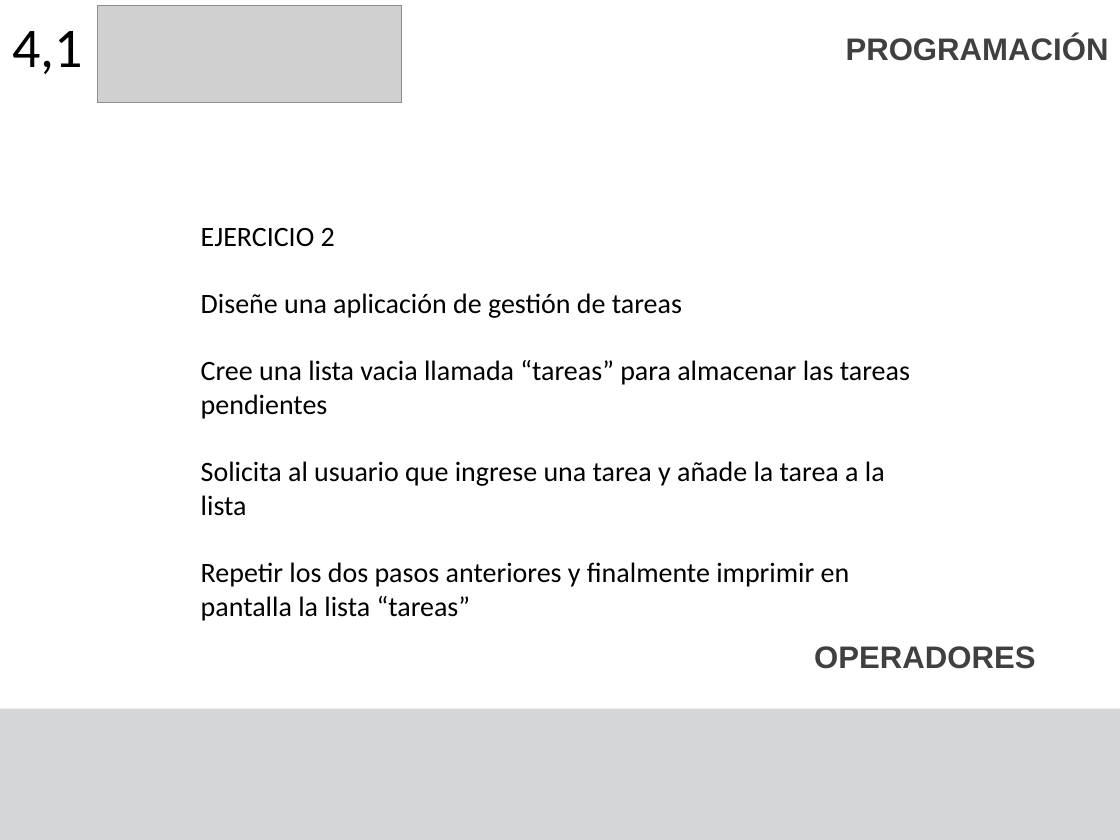
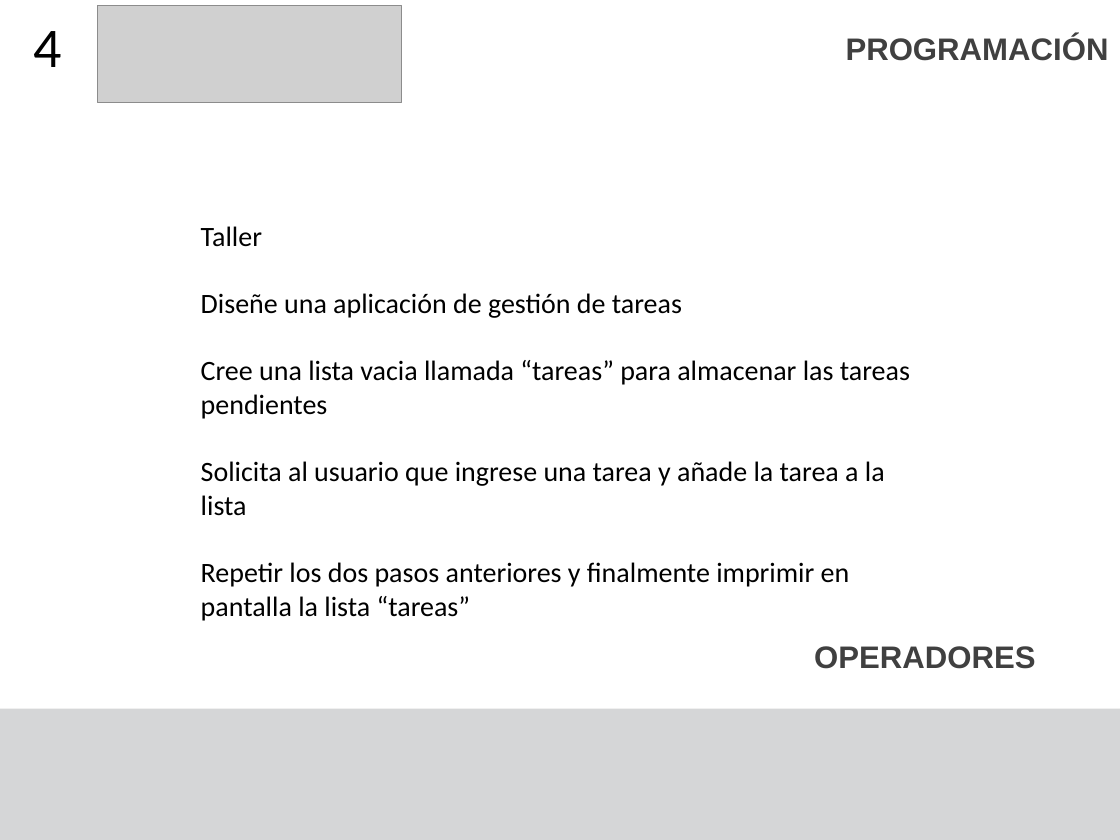
Before and after one commit to F4bian1012/Intro_Programacion, a slide deck: slide 4 of Sesion_1/Tipos de datos.pptx (slide 5 before the commit). Drawn at 1120x840 pixels with LibreOffice and Linux fonts; fonts in the diff are those of the drawing; grey boxes stand for pictures. Boxes give left, top, right and bottom in pixels: in the first picture for what was removed or moved away, otherwise in the second. Text is boxed around its words. In the diff, an @@ line names an element or a change of style, - is before the commit and + after.

```diff
--- a/Sesion_1/Tipos de datos.pptx
+++ b/Sesion_1/Tipos de datos.pptx
@@ title at <box>34,31,62,67</box>: text changed @@
-4,1
+4
@@ text at <box>201,226,262,247</box>: text changed @@
-EJERCICIO 2
+Taller
```
Also in this commit, not shown: 1 other slide changed, 8 slides removed, 2 other files.
